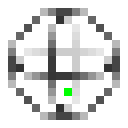
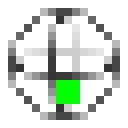
Layered file, before and after one edit (128×128). Changes by layer:
painted on "x_gate.png" over [56, 80, 80, 104]
